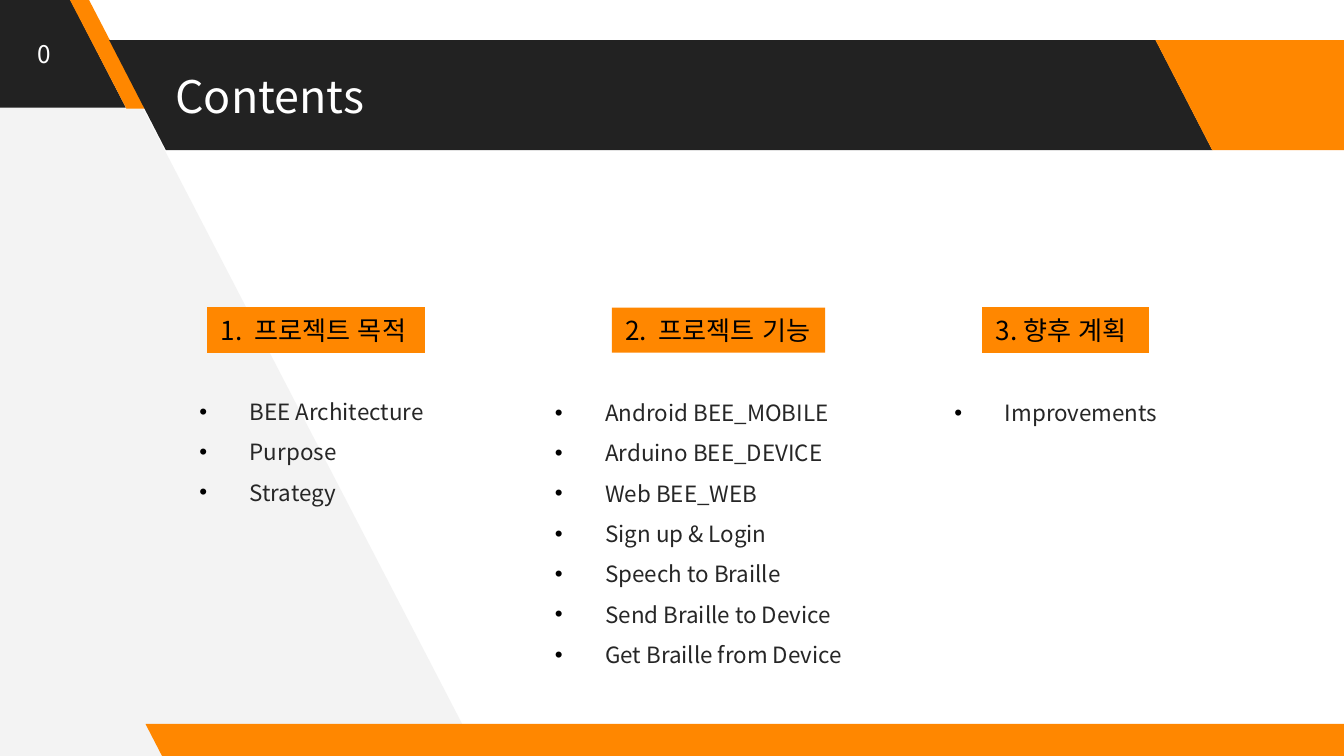
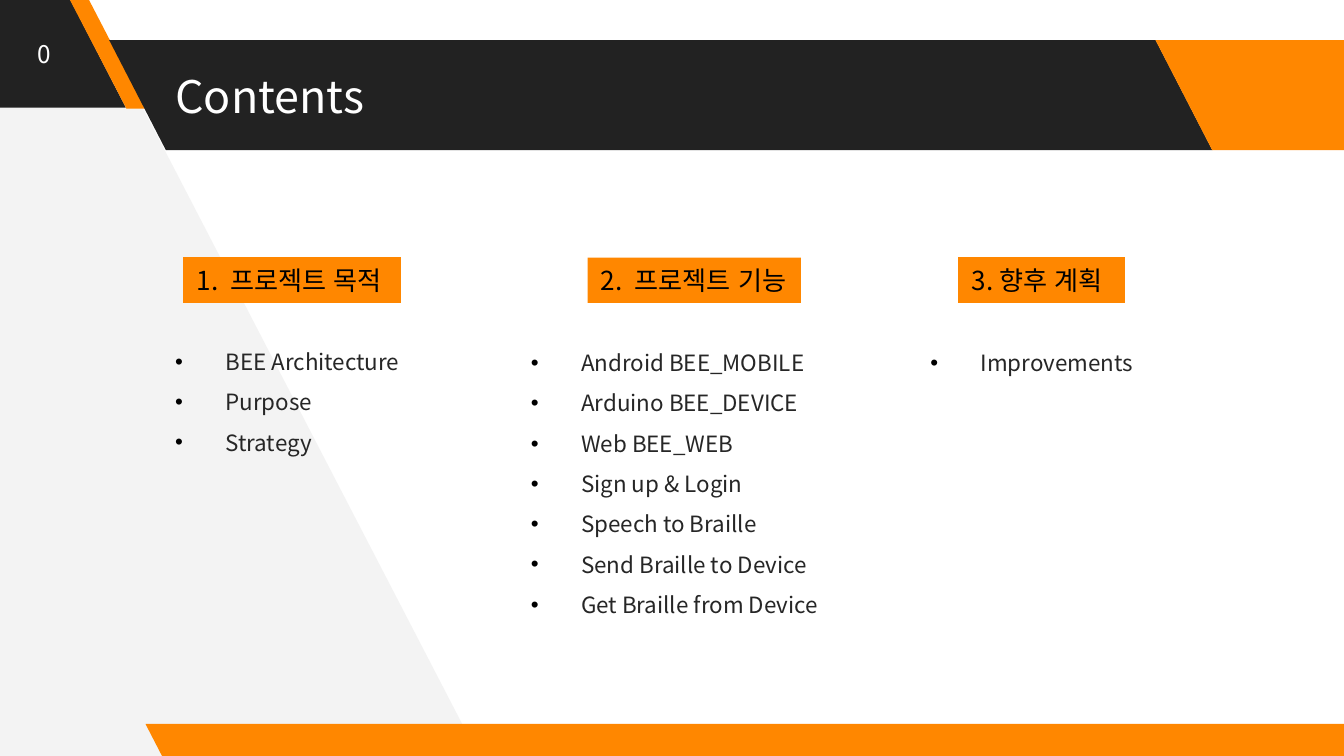
Before and after one commit to Huffon/2019_Capstone_bee, a slide deck: slide 2 of docs/5_Interim Presentation.pptx. Drawn at 1344x756 pixels with LibreOffice and Linux fonts; fonts in the diff are those of the drawing. Boxes give left, top, right and bottom in pixels: in the first picture for what was removed or moved away, otherwise in the second. Text is boxed around its words. In the diff, an @@ line names an element or a change of style, - is before the commit and + after.

```diff
--- a/docs/5_Interim Presentation.pptx
+++ b/docs/5_Interim Presentation.pptx
@@ 3 rectangles, 3 texts: place and size @@
-3 rectangles, 3 texts at box(207, 308, 1157, 664)
+3 rectangles, 3 texts at box(183, 258, 1133, 614)
```
Also in this commit, not shown: 12 other slides changed, 4 slides removed, 3 other files.
